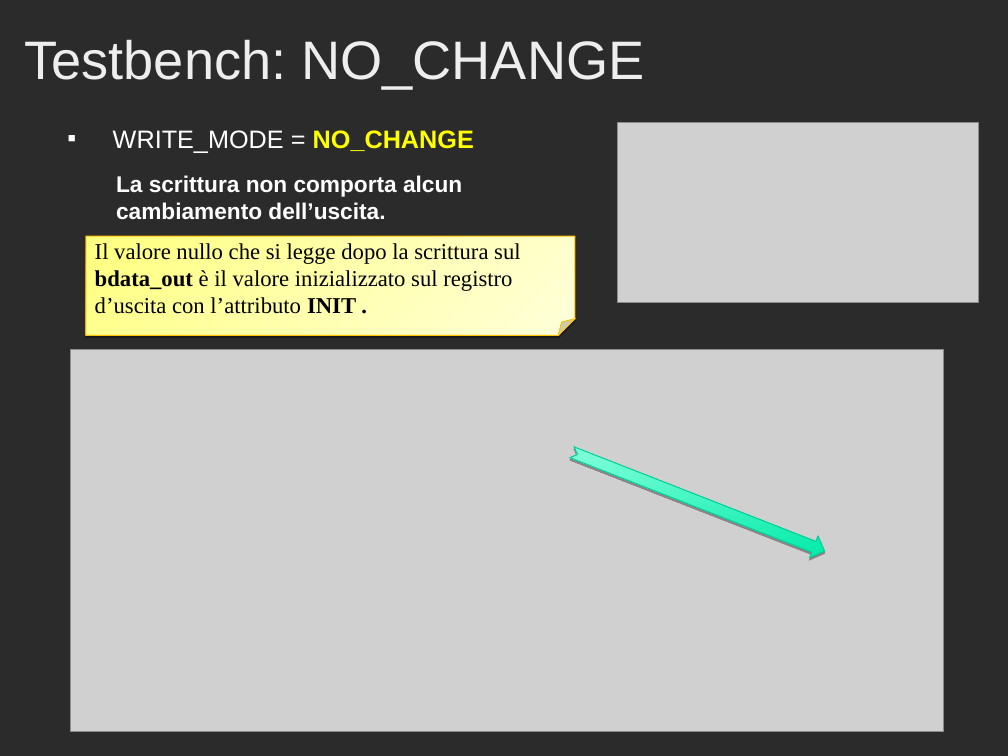
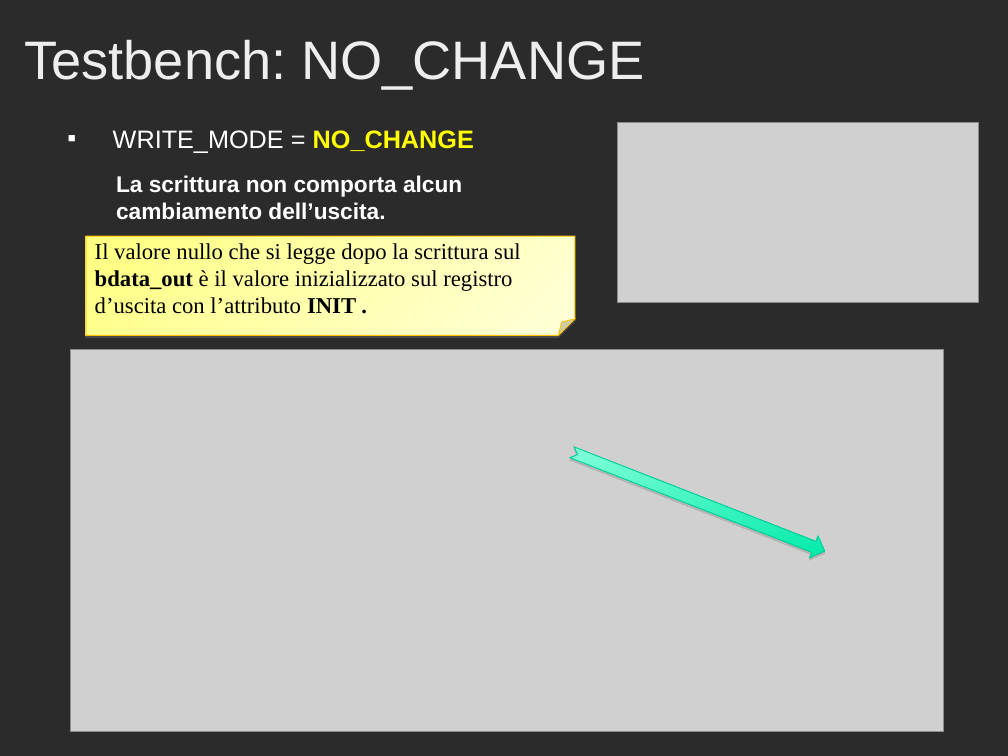
Before and after one commit to Muffo/dlxcache, a slide deck: slide 32 of Presentazione_Progetto_Cache.ppt (slide 31 before the commit). Drawn at 1008x756 pixels with LibreOffice and Linux fonts; fonts in the diff are those of the drawing; grey boxes stand for pictures; background and template pictures are left out; a plain dark background stands for a picture behind light text. Boxes give left, top, right and bottom in pixels: in the first picture for what was removed or moved away, otherwise in the second. Text is boxed around its words. In the diff, an @@ line names an element or a change of style, - is before the commit and + after.

```diff
--- a/Presentazione_Progetto_Cache.ppt
+++ b/Presentazione_Progetto_Cache.ppt
@@ folded corner "Il valore nullo che si ..." at (x1=86, y1=236, x2=575, y2=335): fill gradient #FFFF80 to #FFFFDA to gradient #FFFFDA to #FFFF80; shadow changed @@
@@ freeform shape at (x1=568, y1=441, x2=829, y2=562): fill gradient #00EBA8 to #85FFDB to gradient #85FFDB to #00EBA8; shadow changed @@
```
Also in this commit, not shown: 9 other slides changed, 6 slides added, 5 slides removed, 1 other file.
